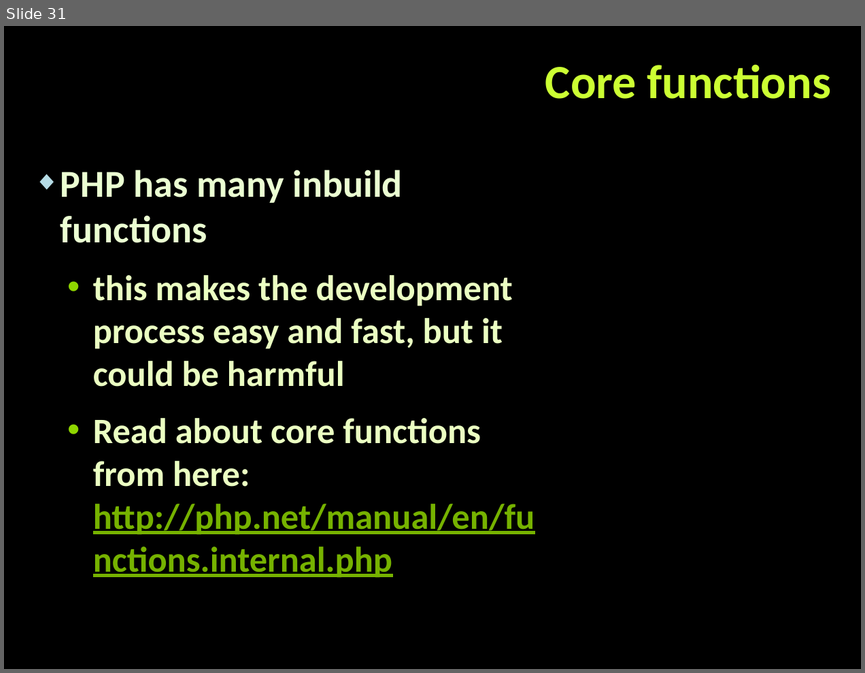
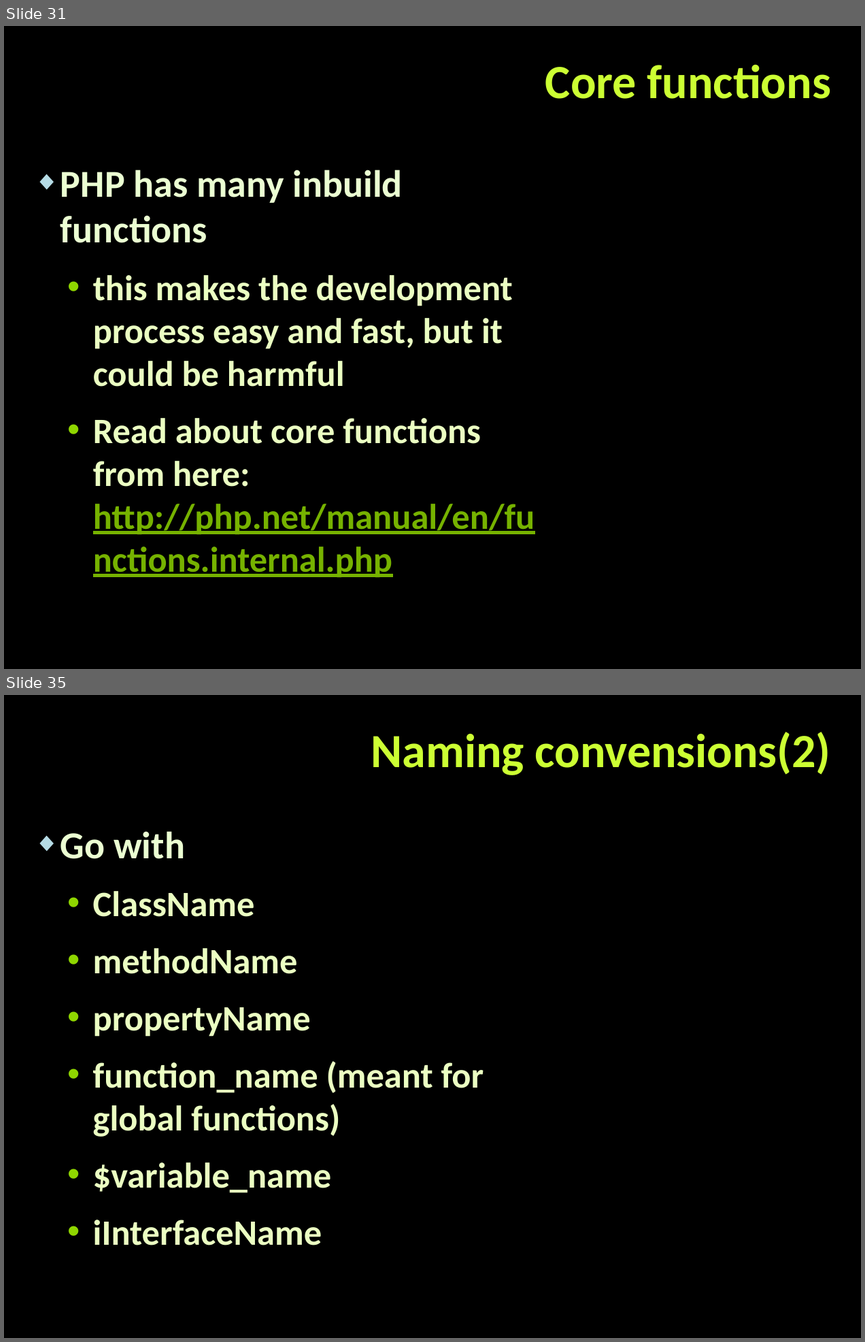
Before and after one commit to tanzhur/PHP_MVC-seminar, a slide deck: PHP_MVC.pptx. Shown one above the other, each under a label of ours: slide 31 before the commit, slides 31 and 35 after it; the slides between them are not shown. The pictures are 865x673 and 865x1342 pixels, drawn with LibreOffice and Linux fonts; fonts in the diff are those of the drawing; background and template pictures are left out. Boxes give left, top, right and bottom in pixels: in the first picture for what was removed or moved away, otherwise in the second. Text is boxed around its words. In the diff, an @@ line names an element or a change of style, - is before the commit and + after.

```diff
--- a/PHP_MVC.pptx
+++ b/PHP_MVC.pptx
@@ slide 35 added at box(4, 695, 861, 1338), background picture (left out) @@
@@ title added at box(371, 732, 831, 775), 40 pt, text #CCFF33, bold @@
+Naming convensions(2)
@@ text added at box(60, 831, 484, 1245), 30 pt, text #EBFFC2, bold @@
+◆ Go with
+  • ClassName
+  • methodName
+  • propertyName
+  • function_name (meant for global functions)
+  • $variable_name
+  • iInterfaceName
```
Also in this commit, not shown: 3 slides changed, 3 other slides added, 1 other file.
